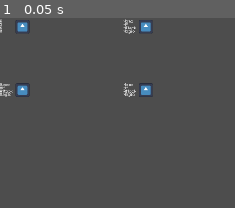
Above: before the commit, frame 1.
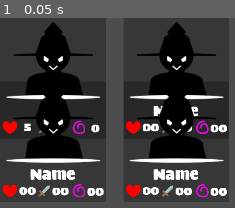
Above: after the commit, the same moment.

Repository: daanengbers/XP-Gamejam2025-TeamShreeb
Game: Godot game, scene res://Scenes/Party.tscn
Same seed, same stepped clock (60 frames per second), same inputs: the game is played once before the commit and once after it. The project has no main scene, so this scene is started directly. The engine's default icon, where the game draws it, is replaced by a stand-in: a white triangle on a blue panel in a dark square.
Inputs:
- Up to frame 1 (0.05 s): no input

The runs differ from the first frame. In frame 1, 47% of the frame differs, in the area x 0-98%, y 0-95%.

Commit message:
cooler character ui

Diff:
--- a/Scenes/Slot.tscn
+++ b/Scenes/Slot.tscn
@@ -1,44 +1,80 @@
-[gd_scene load_steps=4 format=3 uid="uid://1i6nhvepba7l"]
+[gd_scene load_steps=7 format=3 uid="uid://1i6nhvepba7l"]
 
 [ext_resource type="Script" path="res://Scripts/Slot.gd" id="1_aua1d"]
-[ext_resource type="FontFile" uid="uid://cwaxjq81iqfhl" path="res://Fonts/EXEPixelPerfect.ttf" id="2_i7rxx"]
-[ext_resource type="Texture2D" uid="uid://de7vf5356or2j" path="res://icon.svg" id="2_iv752"]
+[ext_resource type="Texture2D" uid="uid://dmpju0dg5vlvg" path="res://Sprites/Placeholder/CharportraitPlaceholder1.png" id="2_kqxwf"]
+[ext_resource type="FontFile" uid="uid://r5jnl80m8gja" path="res://Fonts/Sigmar-Regular.ttf" id="3_yfu8b"]
+[ext_resource type="Texture2D" uid="uid://boftkiemx80jl" path="res://Sprites/Placeholder/UIElement_Placeholders_Attack.png" id="4_t54hl"]
+[ext_resource type="Texture2D" uid="uid://cgmp2h2cn8axf" path="res://Sprites/Placeholder/UIElement_Placeholders_Health.png" id="5_on5wk"]
+[ext_resource type="Texture2D" uid="uid://1det1o435cmq" path="res://Sprites/Placeholder/UIElement_Placeholders_Magic.png" id="6_rbeet"]
 
 [node name="Slot" type="Node2D"]
 script = ExtResource("1_aua1d")
 
 [node name="CharSprite" type="Sprite2D" parent="."]
-position = Vector2(54, 21)
-scale = Vector2(0.261719, 0.261719)
-texture = ExtResource("2_iv752")
+position = Vector2(128, 128)
+texture = ExtResource("2_kqxwf")
 
 [node name="NameLabel" type="Label" parent="."]
 texture_filter = 1
-offset_right = 40.0
-offset_bottom = 23.0
-theme_override_fonts/font = ExtResource("2_i7rxx")
+offset_top = 192.0
+offset_right = 254.0
+offset_bottom = 252.0
+theme_override_fonts/font = ExtResource("3_yfu8b")
+theme_override_font_sizes/font_size = 36
 text = "Name"
+horizontal_alignment = 1
 
 [node name="HPLabel" type="Label" parent="."]
 texture_filter = 1
-offset_top = 8.0
-offset_right = 40.0
-offset_bottom = 31.0
-theme_override_fonts/font = ExtResource("2_i7rxx")
-text = "HP"
+offset_left = 43.0
+offset_top = 236.0
+offset_right = 89.0
+offset_bottom = 286.0
+theme_override_fonts/font = ExtResource("3_yfu8b")
+theme_override_font_sizes/font_size = 30
+text = "00"
+horizontal_alignment = 1
 
 [node name="ATKLabel" type="Label" parent="."]
 texture_filter = 1
-offset_top = 16.0
-offset_right = 40.0
-offset_bottom = 39.0
-theme_override_fonts/font = ExtResource("2_i7rxx")
-text = "Attack"
+offset_left = 122.0
+offset_top = 237.0
+offset_right = 168.0
+offset_bottom = 287.0
+theme_override_fonts/font = ExtResource("3_yfu8b")
+theme_override_font_sizes/font_size = 30
+text = "00"
+horizontal_alignment = 1
 
 [node name="MGLabel" type="Label" parent="."]
 texture_filter = 1
-offset_top = 24.0
-offset_right = 40.0
-offset_bottom = 47.0
-theme_override_fonts/font = ExtResource("2_i7rxx")
-text = "Magic"
+offset_left = 206.0
+offset_top = 238.0
+offset_right = 252.0
+offset_bottom = 288.0
+theme_override_fonts/font = ExtResource("3_yfu8b")
+theme_override_font_sizes/font_size = 30
+text = "00"
+horizontal_alignment = 1
+
+[node name="GrayBG" type="ColorRect" parent="."]
+z_index = -1
+offset_right = 254.0
+offset_bottom = 290.0
+color = Color(0, 0, 0, 0.27451)
+metadata/_edit_lock_ = true
+
+[node name="UiElementPlaceholdersAttack" type="Sprite2D" parent="."]
+position = Vector2(107, 263)
+scale = Vector2(0.3, 0.3)
+texture = ExtResource("4_t54hl")
+
+[node name="UiElementPlaceholdersHealth" type="Sprite2D" parent="."]
+position = Vector2(24, 263)
+scale = Vector2(0.3, 0.3)
+texture = ExtResource("5_on5wk")
+
+[node name="UiElementPlaceholdersMagic" type="Sprite2D" parent="."]
+position = Vector2(189, 263)
+scale = Vector2(0.3, 0.3)
+texture = ExtResource("6_rbeet")
--- /dev/null
+++ b/Scenes/room.tscn
@@ -0,0 +1,53 @@
+[gd_scene load_steps=2 format=3 uid="uid://dhosqviutvr2s"]
+
+[sub_resource type="BoxMesh" id="BoxMesh_kgtub"]
+
+[node name="Room" type="Node"]
+
+[node name="2D_View" type="CanvasLayer" parent="."]
+
+[node name="2D" type="Node2D" parent="2D_View"]
+
+[node name="ColorRect" type="ColorRect" parent="2D_View/2D"]
+offset_right = 353.0
+offset_bottom = 431.0
+color = Color(0, 0, 0, 0.392157)
+
+[node name="ColorRect2" type="ColorRect" parent="2D_View/2D"]
+offset_top = 649.0
+offset_right = 353.0
+offset_bottom = 1080.0
+color = Color(0, 0, 0, 0.392157)
+
+[node name="ColorRect3" type="ColorRect" parent="2D_View/2D"]
+offset_left = 1567.0
+offset_right = 1920.0
+offset_bottom = 431.0
+color = Color(0, 0, 0, 0.392157)
+
+[node name="ColorRect4" type="ColorRect" parent="2D_View/2D"]
+offset_left = 1567.0
+offset_top = 649.0
+offset_right = 1920.0
+offset_bottom = 1080.0
+color = Color(0, 0, 0, 0.392157)
+
+[node name="ColorRect5" type="ColorRect" parent="2D_View/2D"]
+offset_left = 46.0
+offset_top = 34.0
+offset_right = 303.0
+offset_bottom = 209.0
+
+[node name="3D_View" type="CanvasLayer" parent="."]
+
+[node name="3D" type="Node3D" parent="3D_View"]
+
+[node name="Camera3D" type="Camera3D" parent="3D_View/3D"]
+transform = Transform3D(1, 0, 0, 0, 0.965926, 0.258819, 0, -0.258819, 0.965926, 0, 1, 2)
+
+[node name="MeshInstance3D" type="MeshInstance3D" parent="3D_View/3D"]
+transform = Transform3D(1, 0, 0, 0, 1, 0, 0, 0, 1, 0, 0, -1)
+mesh = SubResource("BoxMesh_kgtub")
+
+[node name="DirectionalLight3D" type="DirectionalLight3D" parent="3D_View/3D"]
+transform = Transform3D(0.959018, -0.21948, -0.179202, 0.283346, 0.742858, 0.606529, 0, -0.632448, 0.774602, 0, 0, 0)
Binary file added: Fonts/Sigmar-Regular.ttf
Not shown, added: Fonts/Sigmar-Regular.ttf.import
Binary file added: Sprites/Placeholder/CharportraitPlaceholder1.png
Not shown, added: Sprites/Placeholder/CharportraitPlaceholder1.png.import
Binary file added: Sprites/Placeholder/CharportraitPlaceholder2.png
Not shown, added: Sprites/Placeholder/CharportraitPlaceholder2.png.import
Binary file added: Sprites/Placeholder/CharportraitPlaceholder3.png
Not shown, added: Sprites/Placeholder/CharportraitPlaceholder3.png.import
Binary file added: Sprites/Placeholder/CharportraitPlaceholder4.png
Not shown, added: Sprites/Placeholder/CharportraitPlaceholder4.png.import
Binary file added: Sprites/Placeholder/UIElement_Placeholders_Attack.png
Not shown, added: Sprites/Placeholder/UIElement_Placeholders_Attack.png.import
(and 4 more such lines)
